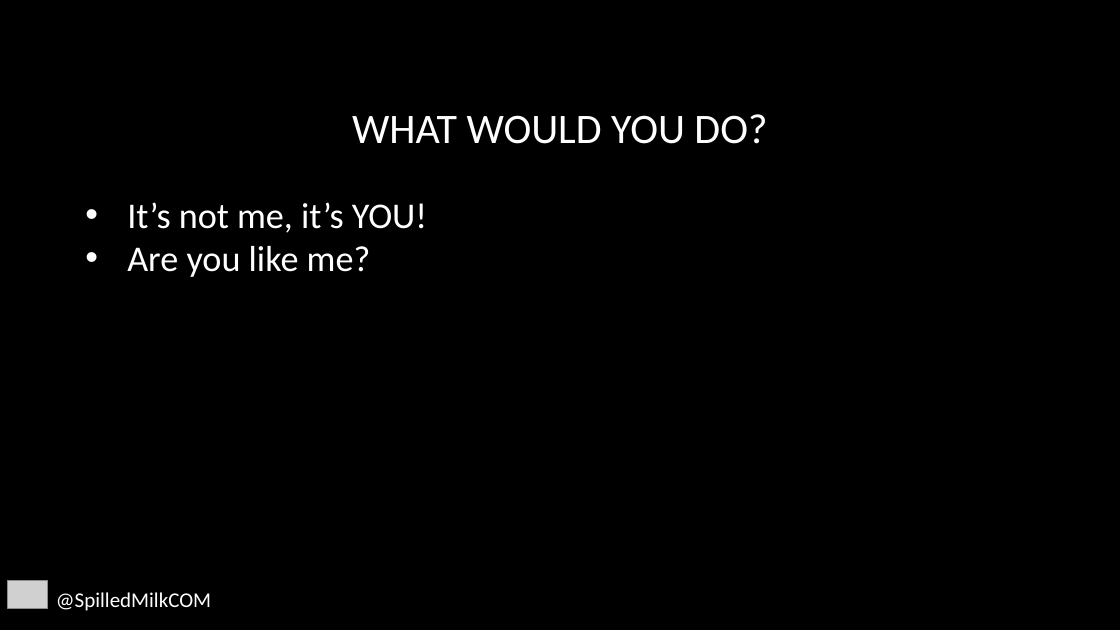
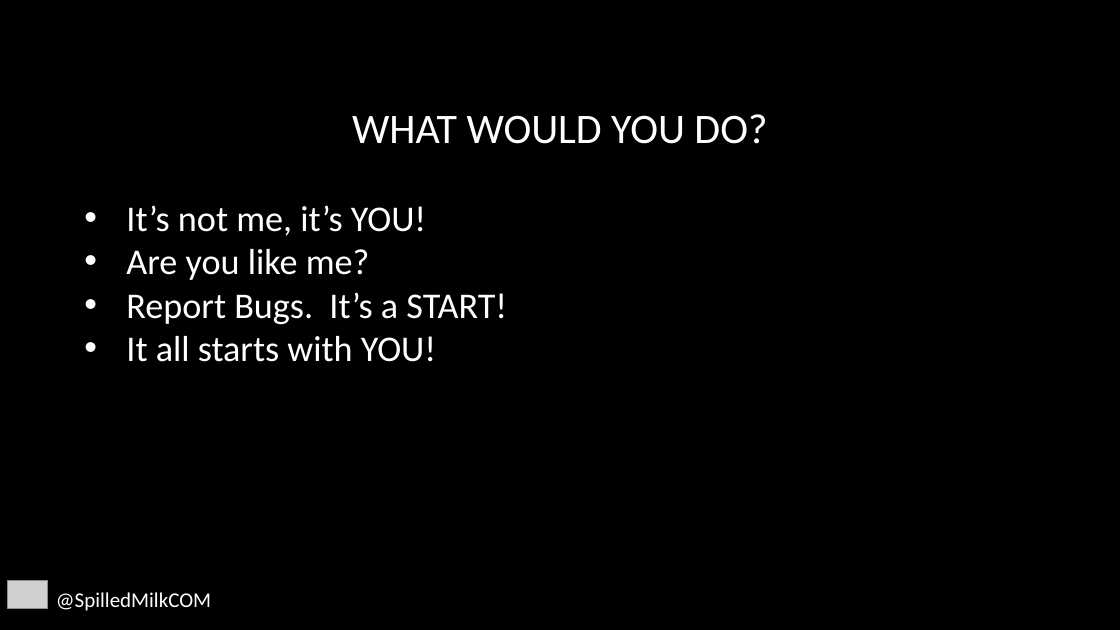
Before and after one commit to SpilledMilkCOM/DenDevDayUWP, a slide deck: slide 12 of Giving Back.pptx (slide 11 before the commit). Drawn at 1120x630 pixels with LibreOffice and Linux fonts; fonts in the diff are those of the drawing; grey boxes stand for pictures; background and template pictures are left out. Boxes give left, top, right and bottom in pixels: in the first picture for what was removed or moved away, otherwise in the second. Text is boxed around its words. In the diff, an @@ line names an element or a change of style, - is before the commit and + after.

```diff
--- a/Giving Back.pptx
+++ b/Giving Back.pptx
@@ text at <box>126,292,507,362</box>: paragraphs added @@
+• Report Bugs. It’s a START!
+• It all starts with YOU!
```
Also in this commit, not shown: 2 other slides changed, 1 slide added, 2 other files.
